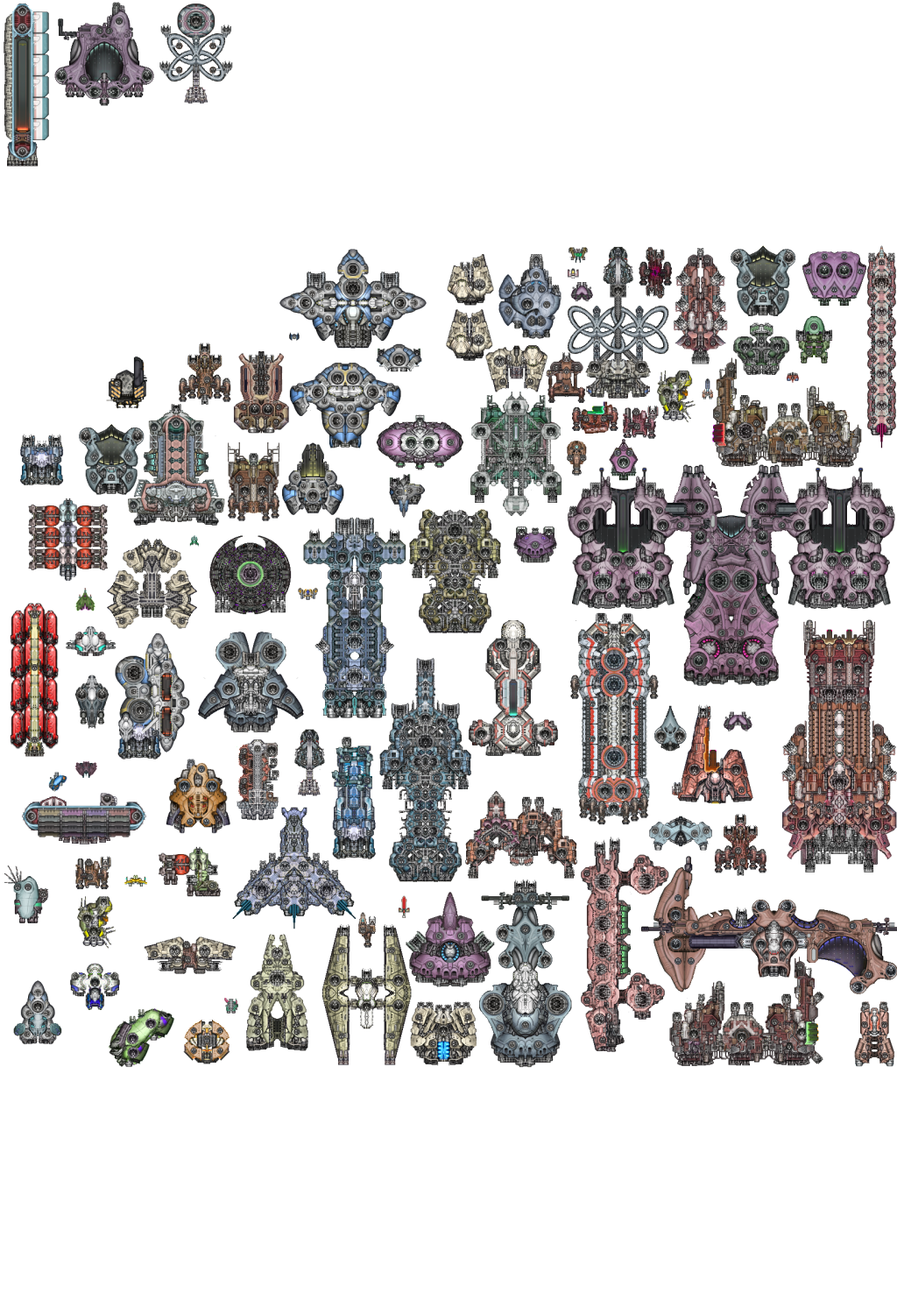
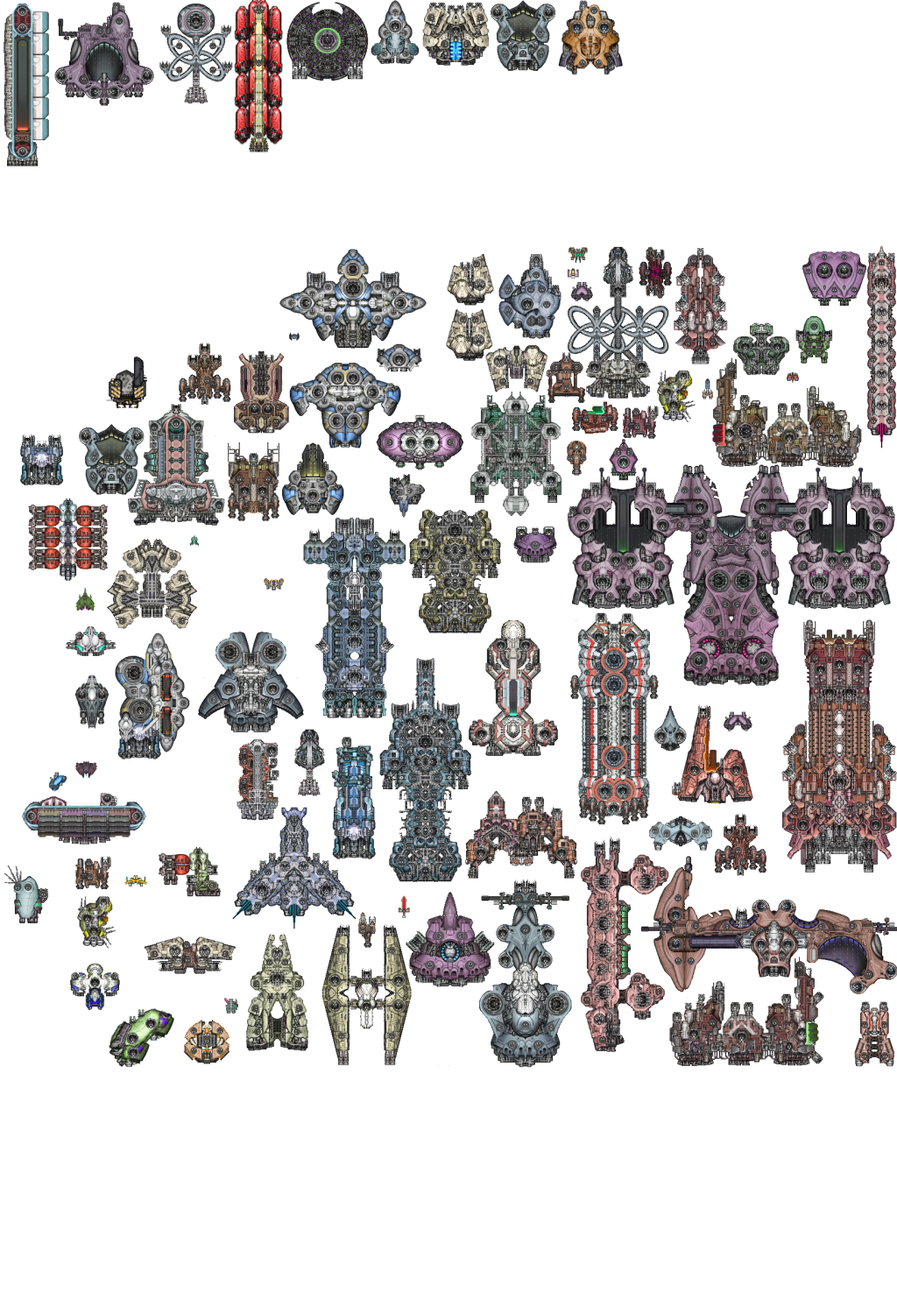
The second w=897, h=1314 image is a revision of the first. Changes to its layers:
painted on "Ebene 0" over [9,0,797,1066]
